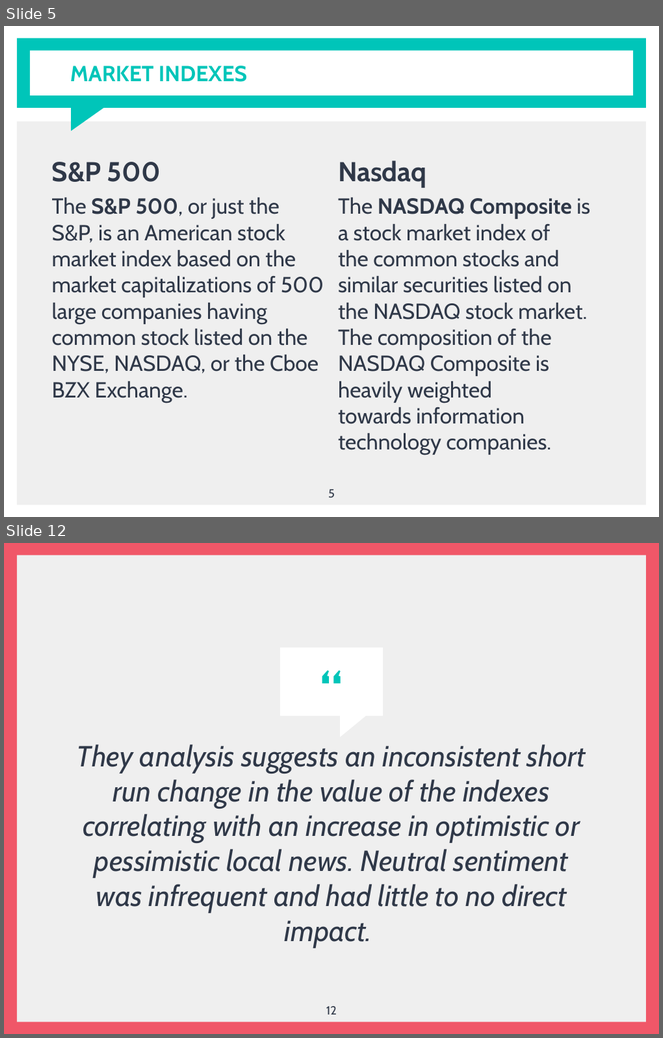
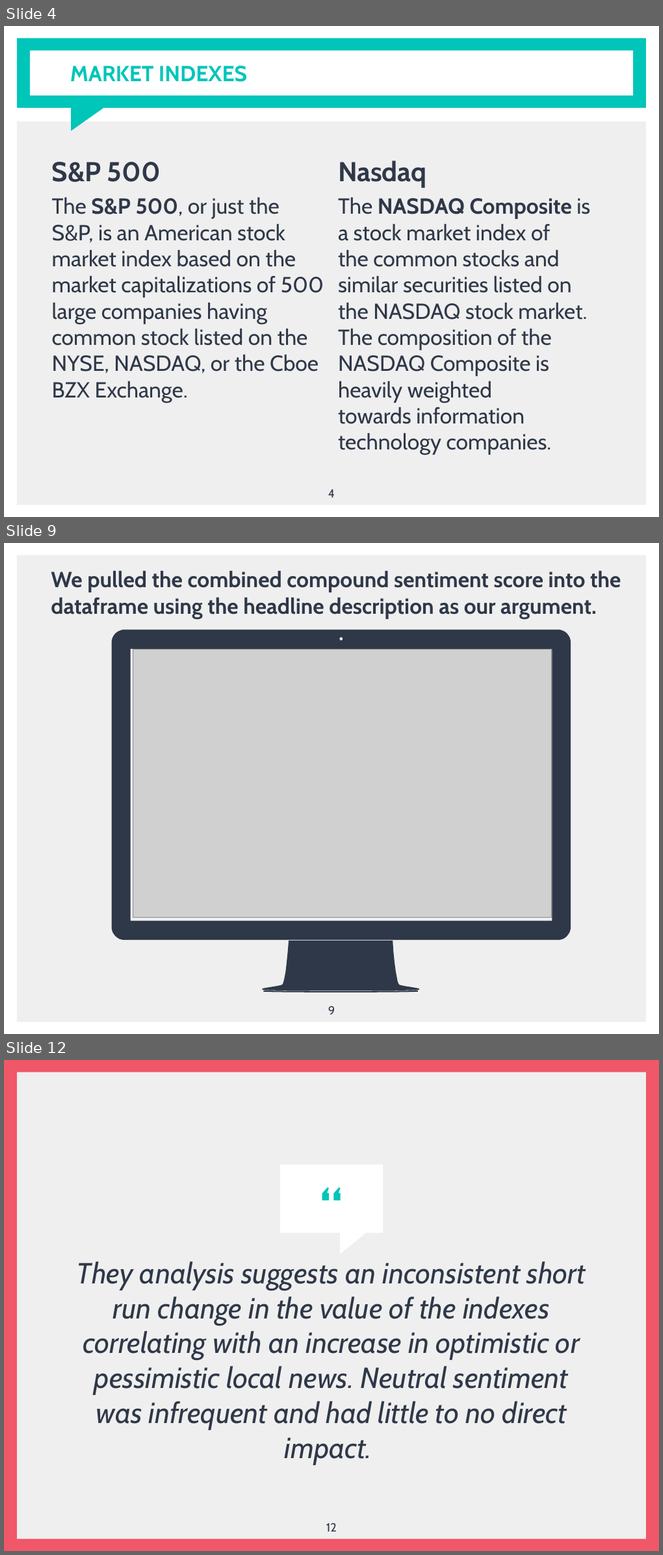
Before and after one commit to jsialcalde/news_project, a slide deck: News Project Presentation.pptx. Shown one above the other, each under a label of ours: slides 5 and 12 before the commit, slides 4, 9 and 12 after it; the slides between them are not shown. The pictures are 663x1038 and 663x1555 pixels, drawn with LibreOffice and Linux fonts; fonts in the diff are those of the drawing; grey boxes stand for pictures. Boxes give left, top, right and bottom in pixels: in the first picture for what was removed or moved away, otherwise in the second. Text is boxed around its words. In the diff, an @@ line names an element or a change of style, - is before the commit and + after.

Commit message:
Added 7 slides covering API to the combined dataframe

```diff
--- a/News Project Presentation.pptx
+++ b/News Project Presentation.pptx
@@ slide 9 added at (4, 543, 659, 1034), background #FFFFFF; not listed: 1 template element that a slide beside it also shows @@
@@ text added at (51, 571, 621, 619), 24 pt, text #2F3848, bold @@
+We pulled the combined compound sentiment score into the dataframe using the headline description as our argument.
@@ freeform shape added at (111, 629, 571, 992), fill #2F3848 @@
@@ picture added at (133, 649, 551, 918) @@
@@ page number added at (328, 1006, 335, 1015), 13 pt, text #2F3848 @@
+9
@@ what was slide 5 is now slide 4 @@
@@ page number at (328, 489, 335, 498): text changed @@
-5
+4
```
Also in this commit, not shown: 1 slide changed, 5 other slides added, 6 slides removed.
